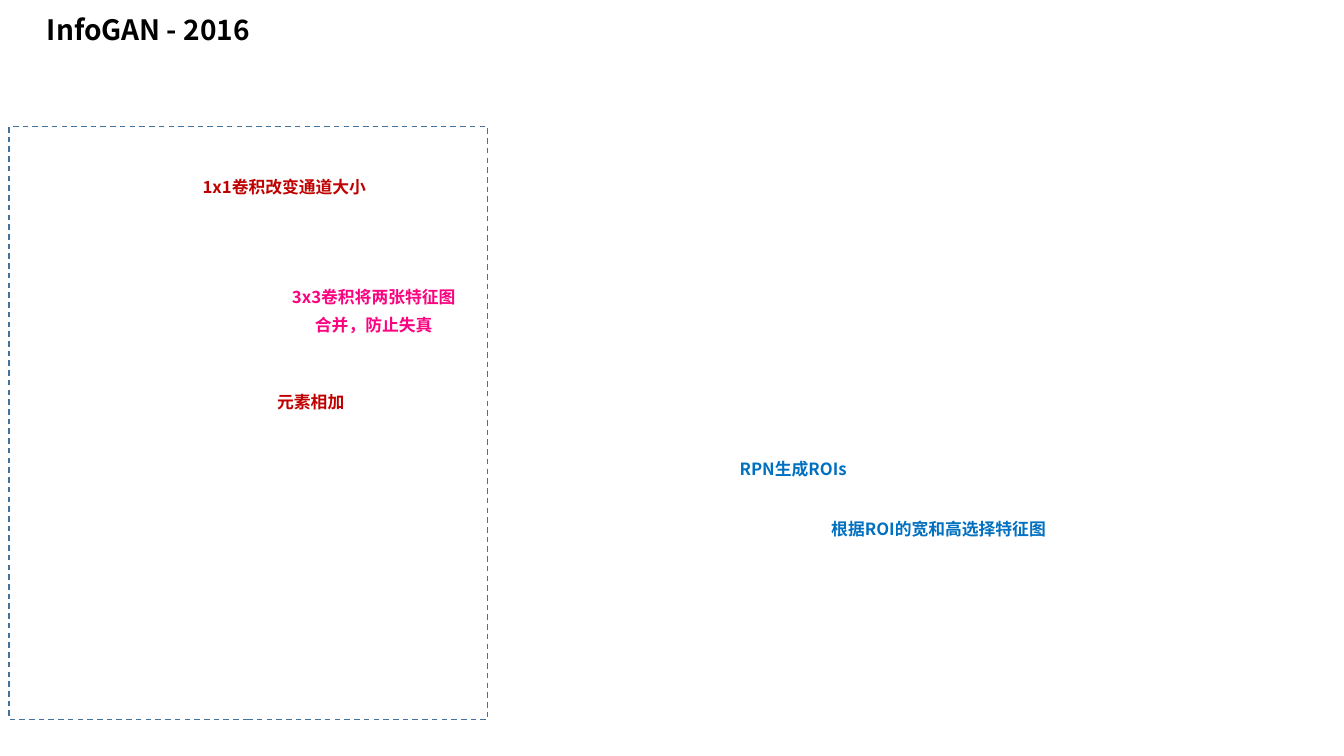
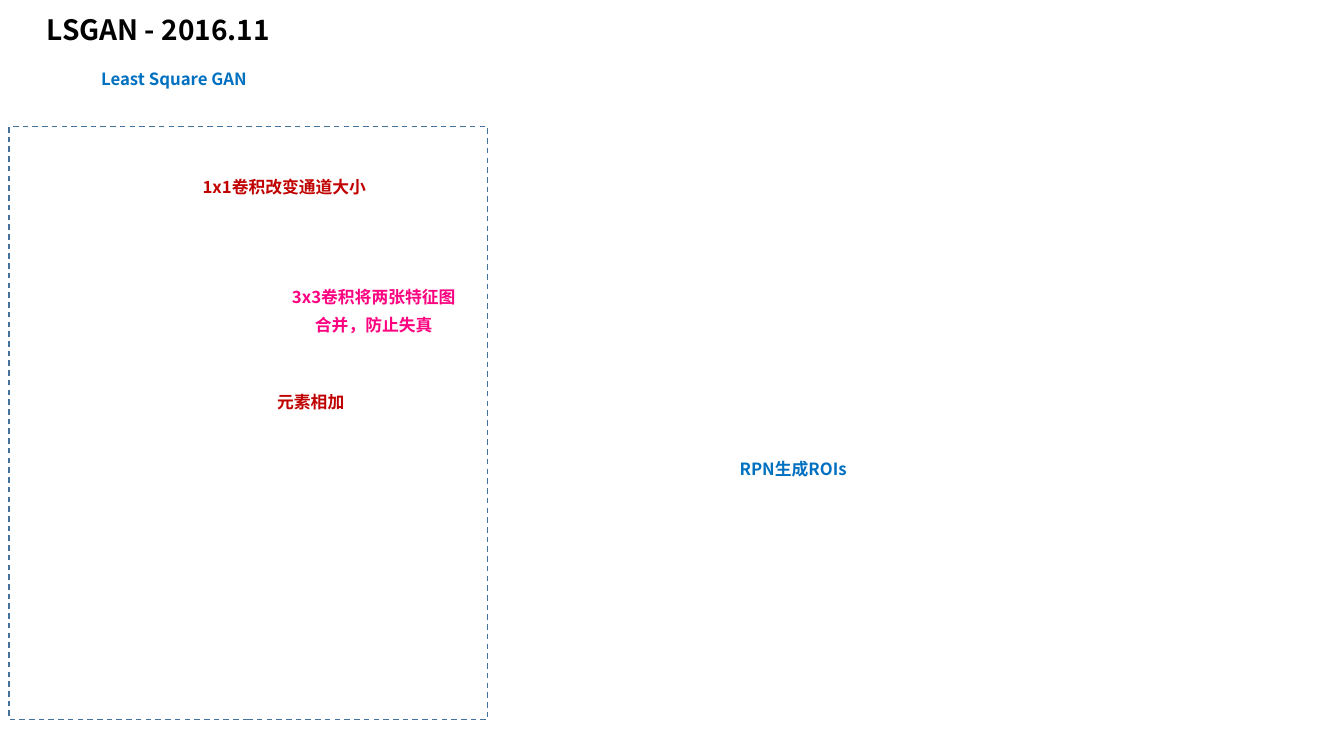
Before and after one commit to taylorguo/GAN_Understanding_Practicing, a slide deck: slide 20 of GAN_Understanding/GANunderstanding.pptx. Drawn at 1344x756 pixels with LibreOffice and Linux fonts; fonts in the diff are those of the drawing. Boxes give left, top, right and bottom in pixels: in the first picture for what was removed or moved away, otherwise in the second. Text is boxed around its words. In the diff, an @@ line names an element or a change of style, - is before the commit and + after.

```diff
--- a/GAN_Understanding/GANunderstanding.pptx
+++ b/GAN_Understanding/GANunderstanding.pptx
@@ text at box(47, 19, 270, 41): text changed @@
-InfoGAN - 2016
+LSGAN - 2016.11
@@ text added at box(101, 72, 246, 89), 12 pt, text #0070C0, bold @@
+Least Square GAN
@@ text removed at box(831, 520, 1046, 537) @@
-根据ROI的宽和高选择特征图
```
Also in this commit, not shown: 1 other slide changed, 2 other files.
